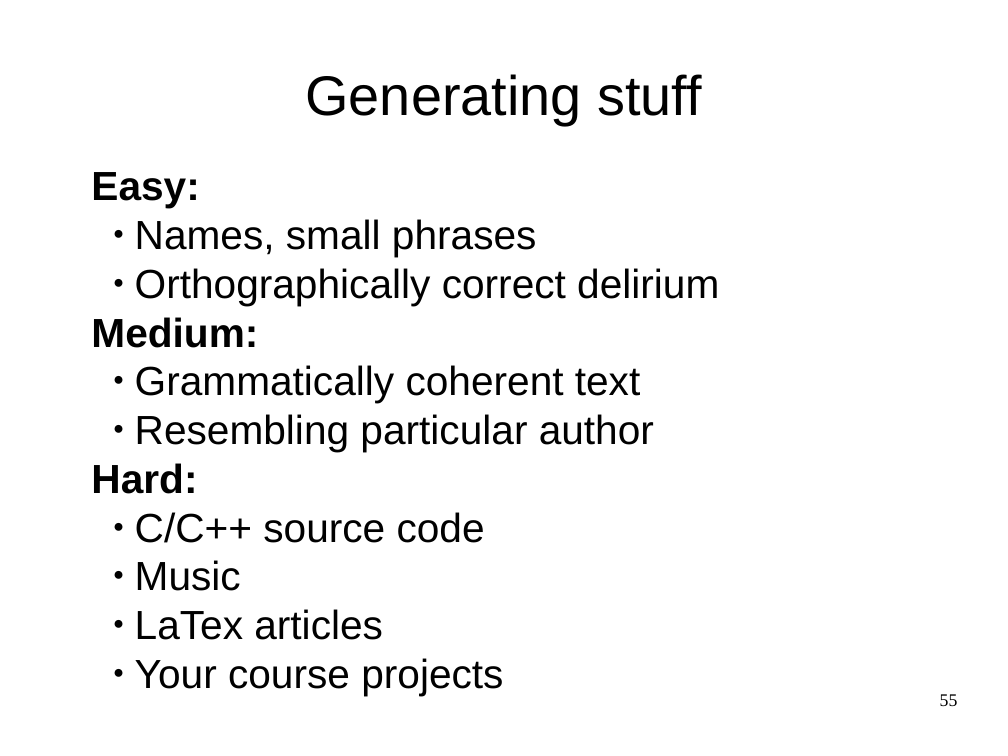
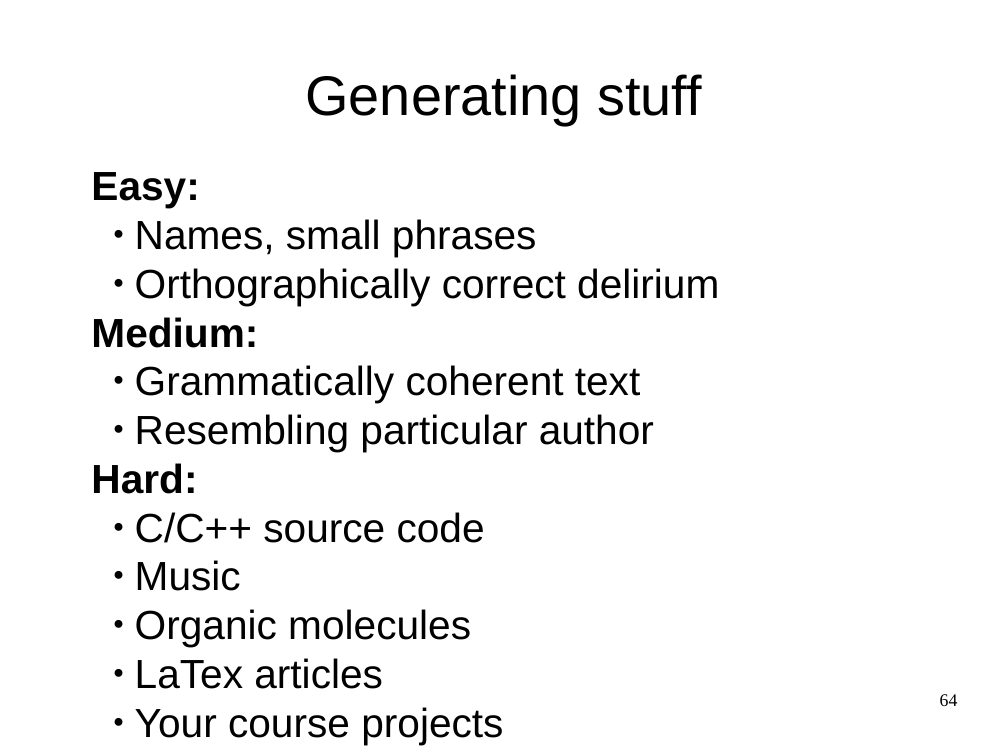
Before and after one commit to yandexdataschool/Practical_DL, a slide deck: slide 64 of week4/lecture4.odp (slide 55 before the commit). Drawn at 1008x756 pixels with LibreOffice and Linux fonts; fonts in the diff are those of the drawing. Boxes give left, top, right and bottom in pixels: in the first picture for what was removed or moved away, otherwise in the second. Text is boxed around its words. In the diff, an @@ line names an element or a change of style, - is before the commit and + after.

Commit message:
update first 4 lectures (typos, better images, formulae consistency)

```diff
--- a/week4/lecture4.odp
+++ b/week4/lecture4.odp
@@ text at bbox=[135, 609, 471, 647]: paragraph added @@
+  ● Organic molecules
@@ page number at bbox=[940, 694, 958, 706]: text changed @@
-55
+64
```
Also in this commit, not shown: 2 other slides changed, 13 slides added, 5 slides removed, 10 other files.
